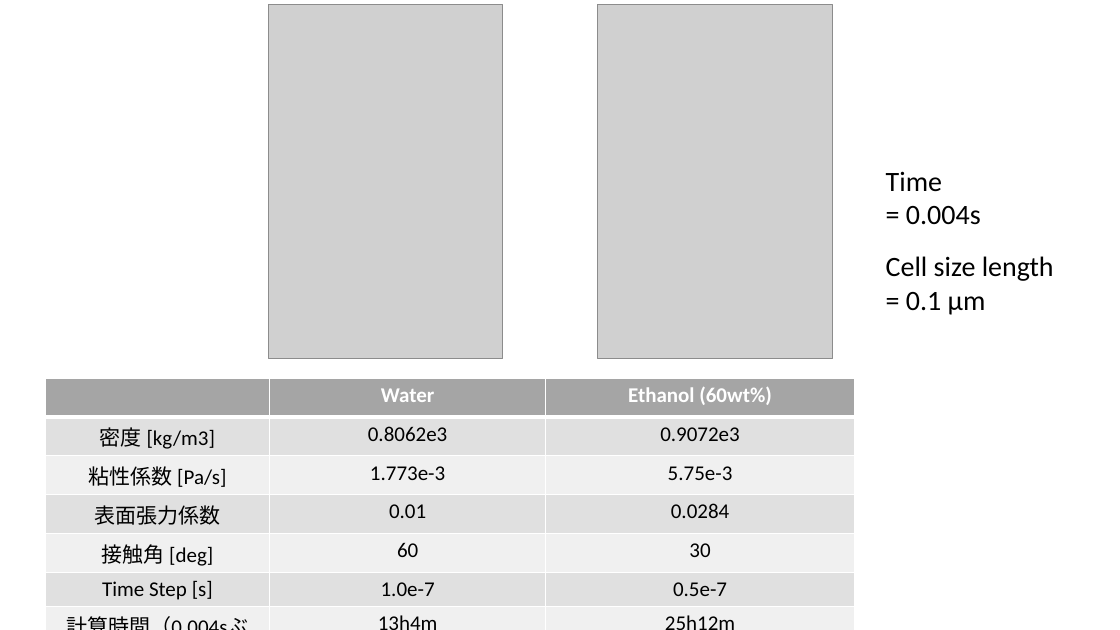
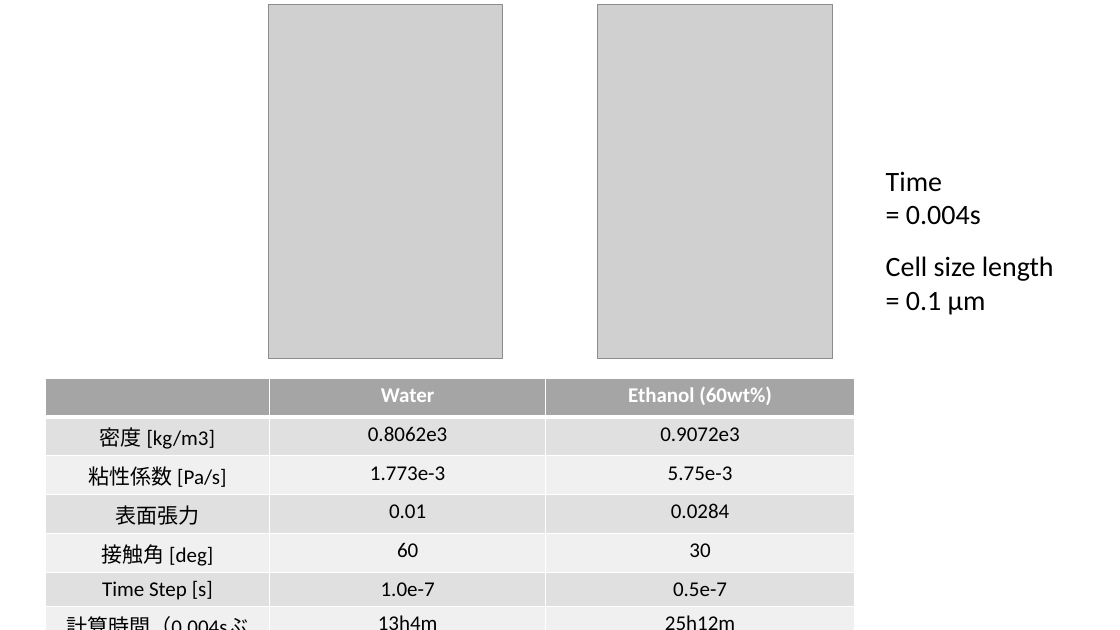
Before and after one commit to Kosei-lab/droplet, a slide deck: slide 2 of Ethanol-drop.pptx. Drawn at 1120x630 pixels with LibreOffice and Linux fonts; fonts in the diff are those of the drawing; grey boxes stand for pictures. Boxes give left, top, right and bottom in pixels: in the first picture for what was removed or moved away, otherwise in the second. Text is boxed around its words. In the diff, an @@ line names an element or a change of style, - is before the commit and + after.

Commit message:
upd

```diff
--- a/Ethanol-drop.pptx
+++ b/Ethanol-drop.pptx
@@ table at (x1=45, y1=378, x2=854, y2=621) @@
-row 4, column 1: 表面張力係数
+row 4, column 1: 表面張力
```
